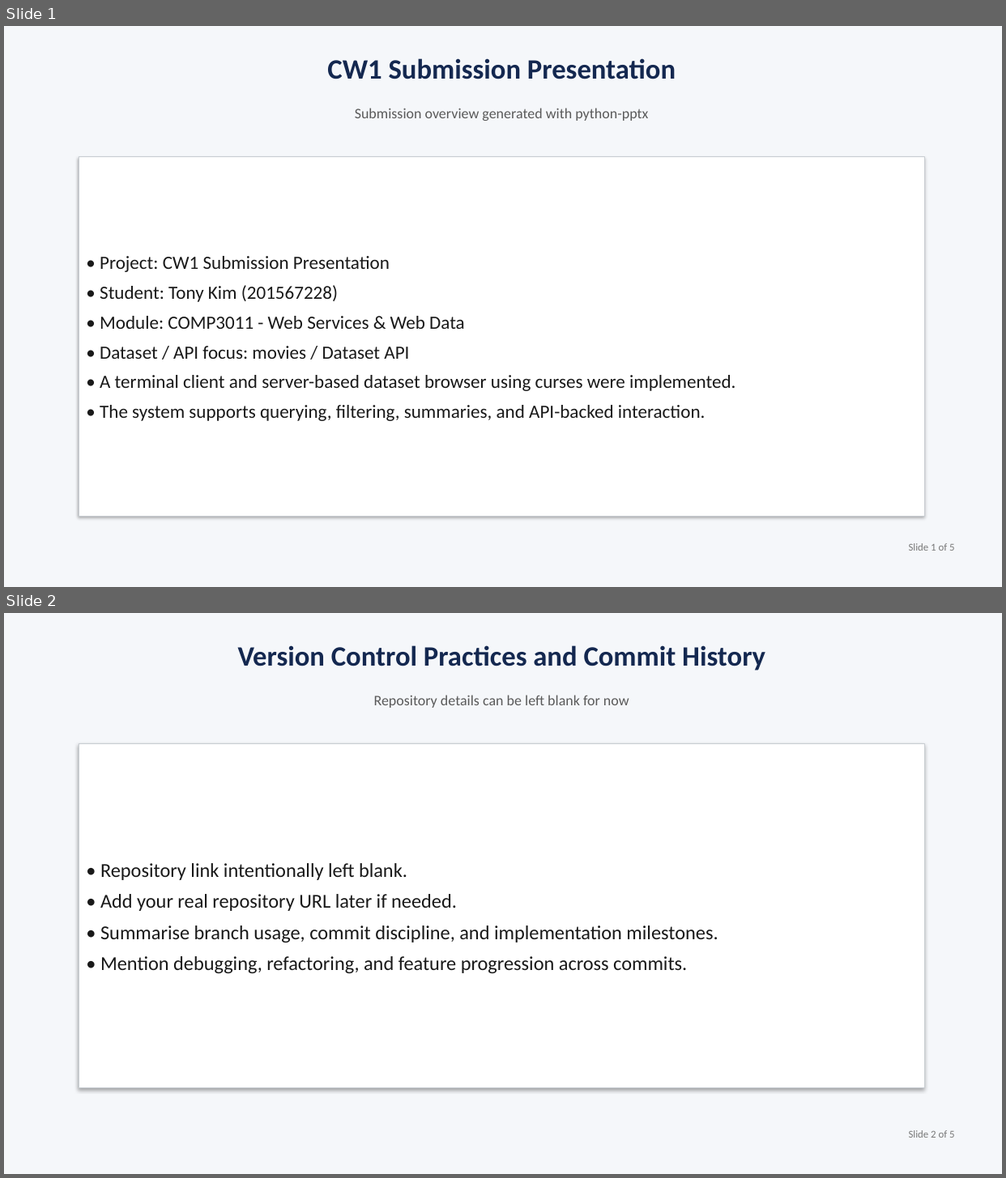
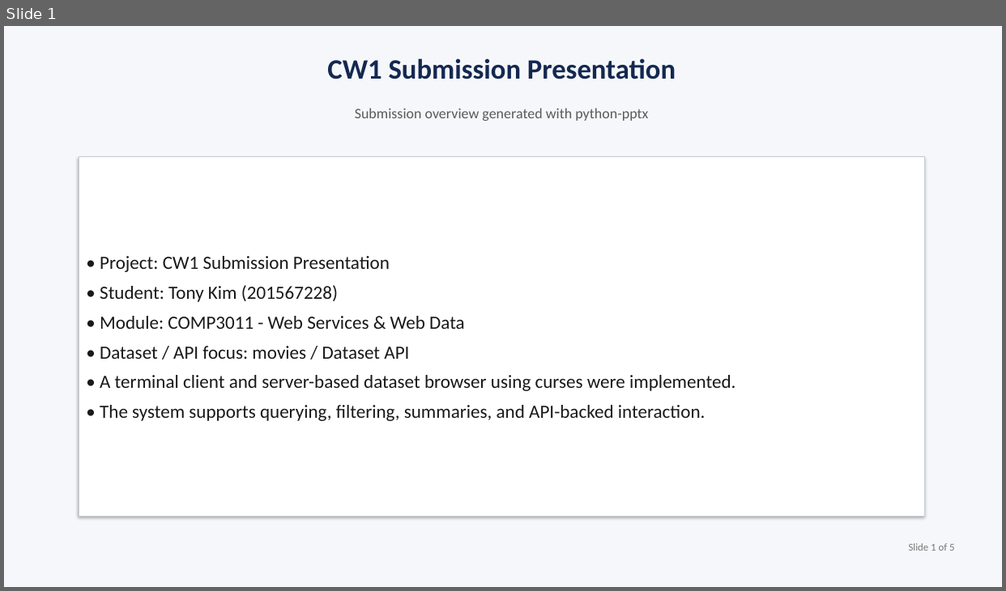
Before and after one commit to rubyddong82/comp3011-cw1, a slide deck: submission_presentation.pptx. Shown one above the other, each under a label of ours: slides 1 and 2 before the commit, slide 1 after it. The pictures are 1006x1178 and 1006x591 pixels, drawn with LibreOffice and Linux fonts; fonts in the diff are those of the drawing. Boxes give left, top, right and bottom in pixels: in the first picture for what was removed or moved away, otherwise in the second. Text is boxed around its words. In the diff, an @@ line names an element or a change of style, - is before the commit and + after.

```diff
--- a/submission_presentation.pptx
+++ b/submission_presentation.pptx
@@ slide 2 removed at (4, 613, 1002, 1174), background #F5F7FA @@
@@ text removed at (238, 645, 765, 671) @@
-Version Control Practices and Commit History
@@ text removed at (374, 695, 629, 708) @@
-Repository details can be left blank for now
@@ rectangle removed at (79, 744, 925, 1088) @@
-• Repository link intentionally left blank.
-• Add your real repository URL later if needed.
-• Summarise branch usage, commit discipline, and implementation milestones.
-• Mention debugging, refactoring, and feature progression across commits.
@@ text removed at (909, 1131, 954, 1138) @@
-Slide 2 of 5
```
Also in this commit, not shown: 2 other files.
